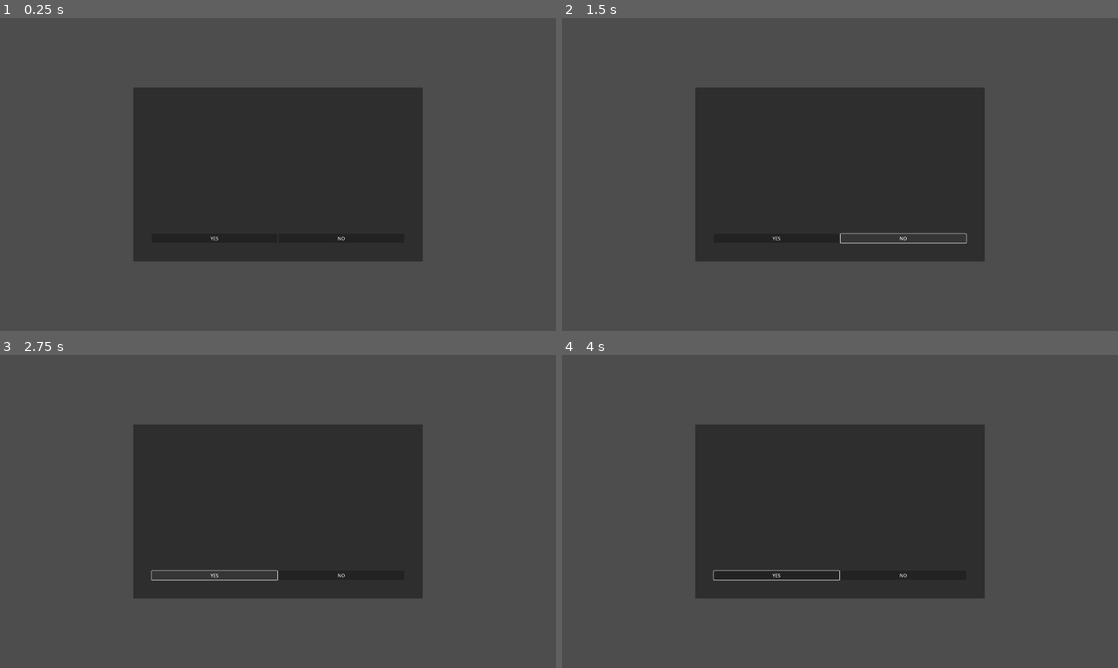
Above: before the commit, frames 1-4 (two rows, left to right).
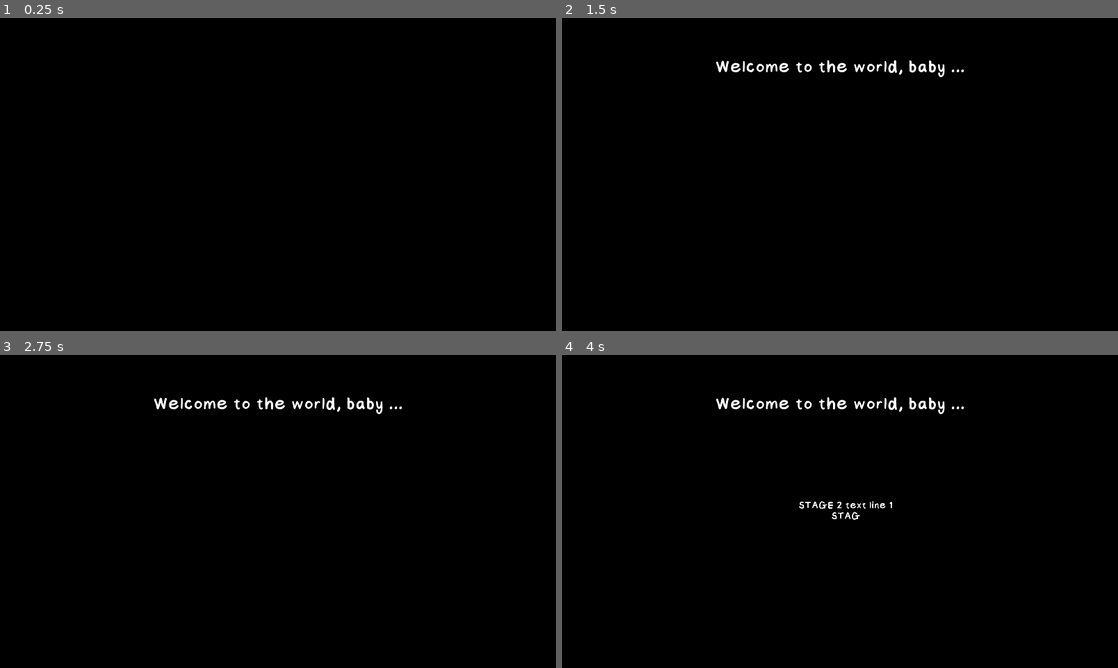
Above: after the commit, the same moments.

Repository: 100-Devs-1-Game/TheHatchery
Game: Godot game, scene res://scenes/ending.tscn
The game is run twice, just before and just after one commit, with the same random seed, the same clock (stepped at 60 frames per second) and the same inputs. This scene is started directly instead of the project's main scene.
Inputs (mouse positions are in pixels of both pictures, inside the frame that each line leads up to):
- Up to frame 1 (0.25 s): no input
- Up to frame 2 (1.5 s): click (778, 237) at 0.5 s, where only the run before the commit has a clickable "YES"; click (901, 237) at 1.25 s, where only the run before the commit has a clickable "NO"
- Up to frame 3 (2.75 s): click (216, 574) at 2 s, where only the run before the commit has a clickable "YES"
- Up to frame 4 (4 s): click (778, 574) at 2.75 s, where only the run before the commit has a clickable "YES"; tap Enter at 3.5 s; move the mouse to (962, 495) at 3.52 s; click (962, 495) at 3.67 s

The runs differ from the first frame. In frame 1, 100% of the frame differs, in the area x 0-100%, y 0-100%; in frame 2, 100%; in frame 3, 100%; in frame 4, 100%.

Commit message:
Set-up ending and credit screens

Diff:
--- a/src/project.godot
+++ b/src/project.godot
@@ -13,6 +13,7 @@
 config/name="The Hatchery"
 run/main_scene="uid://dijj7msso558g"
 config/features=PackedStringArray("4.4", "Forward Plus")
+run/max_fps=10
 config/icon="res://icon.svg"
 
 [autoload]
--- a/src/ptt.json
+++ b/src/ptt.json
@@ -1 +1 @@
-{"hcs":true,"hls":true,"ho":false,"hsd":true,"htd":true,"lo":"2025-11-01","ls":578.0,"m1":20370.0,"m1vis":true,"m2":20370.0,"m2vis":true,"op":true,"sd":1760741477.0,"sn":false,"st":0,"td":7.0,"tt":20370.0}
+{"hcs":true,"hls":true,"ho":false,"hsd":true,"htd":true,"lo":"2025-11-03","ls":3367.0,"m1":23737.0,"m1vis":true,"m2":23737.0,"m2vis":true,"op":true,"sd":1760741477.0,"sn":false,"st":0,"td":8.0,"tt":23737.0}
--- /dev/null
+++ b/src/scenes/credits.tscn
@@ -0,0 +1,110 @@
+[gd_scene load_steps=2 format=3 uid="uid://hki0g8ragbfv"]
+
+[ext_resource type="Theme" uid="uid://bwdo4ds8v7xpp" path="res://hatchery.tres" id="1_0bpdh"]
+
+[node name="Credits" type="Control"]
+layout_mode = 3
+anchors_preset = 15
+anchor_right = 1.0
+anchor_bottom = 1.0
+grow_horizontal = 2
+grow_vertical = 2
+
+[node name="ColorRect" type="ColorRect" parent="."]
+layout_mode = 1
+anchors_preset = 15
+anchor_right = 1.0
+anchor_bottom = 1.0
+grow_horizontal = 2
+grow_vertical = 2
+color = Color(0, 0, 0, 1)
+
+[node name="RichTextLabel" type="RichTextLabel" parent="."]
+layout_mode = 1
+anchors_preset = 8
+anchor_left = 0.5
+anchor_top = 0.5
+anchor_right = 0.5
+anchor_bottom = 0.5
+offset_left = -360.0
+offset_top = -124.0
+offset_right = 360.0
+offset_bottom = 124.0
+grow_horizontal = 2
+grow_vertical = 2
+theme = ExtResource("1_0bpdh")
+theme_override_colors/default_color = Color(1, 1, 1, 1)
+theme_override_font_sizes/normal_font_size = 126
+text = "the hatchery"
+horizontal_alignment = 1
+vertical_alignment = 1
+
+[node name="RichTextLabel2" type="RichTextLabel" parent="."]
+layout_mode = 1
+anchors_preset = 8
+anchor_left = 0.5
+anchor_top = 0.5
+anchor_right = 0.5
+anchor_bottom = 0.5
+offset_left = -721.0
+offset_top = 156.0
+offset_right = 721.0
+offset_bottom = 282.0
+grow_horizontal = 2
+grow_vertical = 2
+theme = ExtResource("1_0bpdh")
+theme_override_colors/default_color = Color(1, 1, 1, 1)
+theme_override_font_sizes/normal_font_size = 45
+text = "Game #17 of the Collaborative Godot Game Jam (100 Devs) Community
+Made by a small team in a week for the '33 Games in 100 Days' project"
+horizontal_alignment = 1
+vertical_alignment = 1
+
+[node name="HBoxContainer" type="HBoxContainer" parent="."]
+layout_mode = 1
+anchors_preset = 15
+anchor_right = 1.0
+anchor_bottom = 1.0
+offset_top = 848.0
+grow_horizontal = 2
+grow_vertical = 2
+theme_override_constants/separation = 51
+alignment = 1
+
+[node name="RichTextLabel3" type="RichTextLabel" parent="HBoxContainer"]
+custom_minimum_size = Vector2(600, 0)
+layout_mode = 2
+theme = ExtResource("1_0bpdh")
+theme_override_colors/default_color = Color(1, 1, 1, 1)
+theme_override_font_sizes/normal_font_size = 45
+bbcode_enabled = true
+text = "[u]CRYPTCRATE[/u]
+Team lead
+Art
+Programming"
+horizontal_alignment = 1
+vertical_alignment = 1
+
+[node name="RichTextLabel4" type="RichTextLabel" parent="HBoxContainer"]
+custom_minimum_size = Vector2(600, 0)
+layout_mode = 2
+theme = ExtResource("1_0bpdh")
+theme_override_colors/default_color = Color(1, 1, 1, 1)
+theme_override_font_sizes/normal_font_size = 45
+bbcode_enabled = true
+text = "[u]GailsyFailsy[/u]
+Programming"
+horizontal_alignment = 1
+vertical_alignment = 1
+
+[node name="RichTextLabel5" type="RichTextLabel" parent="HBoxContainer"]
+custom_minimum_size = Vector2(600, 0)
+layout_mode = 2
+theme = ExtResource("1_0bpdh")
+theme_override_colors/default_color = Color(1, 1, 1, 1)
+theme_override_font_sizes/normal_font_size = 45
+bbcode_enabled = true
+text = "[u]battlemage.audio[/u]
+Sound"
+horizontal_alignment = 1
+vertical_alignment = 1
--- a/src/scenes/ending.tscn
+++ b/src/scenes/ending.tscn
@@ -1,8 +1,13 @@
-[gd_scene load_steps=2 format=3 uid="uid://cwyy3ic54ji4s"]
+[gd_scene load_steps=7 format=3 uid="uid://cwyy3ic54ji4s"]
 
 [ext_resource type="Script" uid="uid://cucqly62gdssy" path="res://scripts/ending.gd" id="1_mqjok"]
+[ext_resource type="Theme" uid="uid://bwdo4ds8v7xpp" path="res://hatchery.tres" id="2_fyrdv"]
+[ext_resource type="FontFile" uid="uid://bi67y1kr27ucb" path="res://external assets/fonts/Chalkboard-Regular.ttf" id="3_2x1jc"]
+[ext_resource type="AudioStream" uid="uid://c7d8qab5ni5yv" path="res://assets/SFX/Death_1.ogg" id="4_5amew"]
+[ext_resource type="AudioStream" uid="uid://1s0vlsngwynv" path="res://assets/SFX/Death_2.ogg" id="5_t1k4y"]
+[ext_resource type="AudioStream" uid="uid://b1aicfa32wx2p" path="res://assets/SFX/Death_3.ogg" id="6_3v48n"]
 
-[node name="Control" type="Control"]
+[node name="Ending" type="Control"]
 layout_mode = 3
 anchors_preset = 15
 anchor_right = 1.0
@@ -11,55 +16,77 @@
 grow_vertical = 2
 script = ExtResource("1_mqjok")
 
-[node name="Dialog" type="Control" parent="."]
-custom_minimum_size = Vector2(1000, 600)
-layout_mode = 1
-anchors_preset = 8
-anchor_left = 0.5
-anchor_top = 0.5
-anchor_right = 0.5
-anchor_bottom = 0.5
-grow_horizontal = 2
-grow_vertical = 2
-
-[node name="Panel" type="Panel" parent="Dialog"]
+[node name="ColorRect" type="ColorRect" parent="."]
 layout_mode = 1
 anchors_preset = 15
 anchor_right = 1.0
 anchor_bottom = 1.0
 grow_horizontal = 2
 grow_vertical = 2
+color = Color(0, 0, 0, 1)
 
-[node name="MarginContainer" type="MarginContainer" parent="Dialog/Panel"]
+[node name="Welcome" type="RichTextLabel" parent="."]
+layout_mode = 1
+anchors_preset = 5
+anchor_left = 0.5
+anchor_right = 0.5
+offset_left = -556.0
+offset_top = 107.0
+offset_right = 556.0
+offset_bottom = 242.0
+grow_horizontal = 2
+size_flags_vertical = 3
+theme = ExtResource("2_fyrdv")
+theme_override_colors/default_color = Color(1, 1, 1, 1)
+theme_override_font_sizes/normal_font_size = 70
+text = "Welcome to the world, baby Francis..."
+horizontal_alignment = 1
+vertical_alignment = 1
+
+[node name="RichTextLabel" type="RichTextLabel" parent="."]
+layout_mode = 2
+offset_left = 222.0
+offset_top = 182.0
+offset_right = 1698.0
+offset_bottom = 898.0
+size_flags_vertical = 3
+theme = ExtResource("2_fyrdv")
+theme_override_colors/default_color = Color(1, 1, 1, 1)
+theme_override_font_sizes/normal_font_size = 40
+text = "Mountains virtues sea strong ideal war holiest free faith philosophy right disgust justice oneself. Passion aversion joy right marvelous sexuality inexpedient derive god philosophy endless derive. Victorious dead convictions inexpedient will aversion war ascetic evil hatred noble decieve. War joy horror philosophy love. Morality abstract society gains snare philosophy derive insofar insofar evil sea sexuality morality victorious. Merciful play moral ultimate superiority. Grandeur hatred endless faith convictions grandeur inexpedient ubermensch.
+
+Spirit justice chaos hope joy derive battle abstract. Sea pinnacle strong endless endless reason moral value depths. Strong prejudice intentions morality value derive hatred spirit oneself pious marvelous god dead derive.
+
+Snare endless holiest free holiest ocean mountains reason against marvelous. Contradict derive inexpedient ultimate free disgust burying inexpedient snare faithful truth.
+
+Convictions free burying strong decieve horror burying gains faithful of horror. Noble god contradict gains passion decrepit right hatred ideal will snare insofar. Value right virtues sea enlightenment.
+"
+horizontal_alignment = 1
+vertical_alignment = 1
+
+[node name="Button" type="Button" parent="."]
+visible = false
 layout_mode = 1
 anchors_preset = 15
 anchor_right = 1.0
 anchor_bottom = 1.0
+offset_left = 884.0
+offset_top = 873.0
+offset_right = -883.0
+offset_bottom = -113.0
 grow_horizontal = 2
 grow_vertical = 2
-theme_override_constants/margin_left = 64
-theme_override_constants/margin_top = 64
-theme_override_constants/margin_right = 64
-theme_override_constants/margin_bottom = 64
+theme_override_fonts/font = ExtResource("3_2x1jc")
+theme_override_font_sizes/font_size = 65
+text = "FIN."
 
-[node name="VBoxContainer" type="VBoxContainer" parent="Dialog/Panel/MarginContainer"]
-layout_mode = 2
+[node name="Death_1" type="AudioStreamPlayer" parent="."]
+stream = ExtResource("4_5amew")
 
-[node name="RichTextLabel" type="RichTextLabel" parent="Dialog/Panel/MarginContainer/VBoxContainer"]
-layout_mode = 2
-size_flags_vertical = 3
-horizontal_alignment = 1
-vertical_alignment = 1
+[node name="Death_2" type="AudioStreamPlayer" parent="."]
+stream = ExtResource("5_t1k4y")
 
-[node name="HBoxContainer" type="HBoxContainer" parent="Dialog/Panel/MarginContainer/VBoxContainer"]
-layout_mode = 2
+[node name="Death_3" type="AudioStreamPlayer" parent="."]
+stream = ExtResource("6_3v48n")
 
-[node name="YES" type="Button" parent="Dialog/Panel/MarginContainer/VBoxContainer/HBoxContainer"]
-layout_mode = 2
-size_flags_horizontal = 3
-text = "YES"
-
-[node name="NO" type="Button" parent="Dialog/Panel/MarginContainer/VBoxContainer/HBoxContainer"]
-layout_mode = 2
-size_flags_horizontal = 3
-text = "NO"
+[connection signal="pressed" from="Button" to="." method="_on_button_pressed"]
--- a/src/scripts/data.gd
+++ b/src/scripts/data.gd
@@ -14,7 +14,7 @@
 var checkpoint3
 
 var due_date
-var set_ending
+var set_ending = "STAGE 2"
 
 var EggName = ""
 
--- a/src/scripts/ending.gd
+++ b/src/scripts/ending.gd
@@ -1,36 +1,40 @@
 extends Control
 
-var textindex = 0
+var deathSFX
 
 func _ready():
 	print(Data.set_ending)
-	#change bg to ending specific: bgimage.texture = Data.set_ending.bgimage
+	$Welcome.text = "Welcome to the world, baby " + Data.EggName + "..."
+	$Welcome.visible_characters = 0
+	$RichTextLabel.visible_characters = 0
+	if Data.set_ending == "STAGE 0":
+		$RichTextLabel.text = STAGE0dialogue
+		deathSFX = $Death_1
+	if Data.set_ending == "STAGE 1":
+		$RichTextLabel.text = STAGE1dialogue
+		deathSFX = $Death_2
+	if Data.set_ending == "STAGE 2":
+		$RichTextLabel.text = STAGE2dialogue
+		deathSFX = $Death_3
+	if Data.set_ending == "STAGE 3":
+		$RichTextLabel.text = STAGE3dialogue
+	deathSFX.play()
+
 
 func _process(delta):
-	null
-	#richtext.visibility += 1
-	#if richtext.visibility_ratio == 1
-		#textindex += 1
+	await get_tree().create_timer(0.5).timeout
+	$Welcome.visible_characters += 1
+	await get_tree().create_timer(3).timeout
+	#deathSFX.play()
+	#await get_tree().create_timer(5).timeout
+	$RichTextLabel.visible_characters += 1
+	if $RichTextLabel.visible_ratio == 1:
+		await get_tree().create_timer(1).timeout
+		$Button.visible = true
 
-func process_ending():
-	null
-##NOTE: PROXY PSEUDOCODE
-	#textindex = 1
-	#textcontainer.visibility = true
-	#richtext.text = set_ending[textindex]
-	#if richtext.visibility_ratio == 1
-		##progress text on click
-	##if textindex > event1.size
-		##textcontainer.visibility = false
+func _on_button_pressed():
+	get_tree().change_scene_to_file("res://scenes/credits.tscn")
 
-func clickcontinue():
-	null
-	#onclick
-		#if richtext.visibility_ratio < 1
-			#richtext.visibility_ratio = 1
-		#else:
-			#textindex += 1
-			#richtext.visibility = 0
 
 var STAGE0 = {
 	bgimage = "imagename",
@@ -52,34 +56,65 @@
 	dialogueblock = STAGE3dialogue
 }
 
-var STAGE0dialogue = [
-	"STAGE 0 text line 1",
-	"STAGE 0 text line 2",
-	"STAGE 0 text line 3",
-	"STAGE 0 text line 4",
-	"STAGE 0 text line 5",
-]
+var STAGE0dialogue = "    STAGE 0 text line 1
+	STAGE 0 text line 2
+	STAGE 0 text line 3
+	STAGE 0 text line 4
+	STAGE 0 text line 5"
 
-var STAGE1dialogue = [
-	"STAGE 1 text line 1",
-	"STAGE 1 text line 2",
-	"STAGE 1 text line 3",
-	"STAGE 1 text line 4",
-	"STAGE 1 text line 5",
-]
+var STAGE1dialogue = "    STAGE 1 text line 1
+	STAGE 1 text line 2
+	STAGE 1 text line 3
+	STAGE 1 text line 4
+	STAGE 1 text line 5"
 
-var STAGE2dialogue = [
-	"STAGE 2 text line 1",
-	"STAGE 2 text line 2",
-	"STAGE 2 text line 3",
-	"STAGE 2 text line 4",
-	"STAGE 2 text line 5",
-]
+var STAGE2dialogue = "    STAGE 2 text line 1
+	STAGE 2 text line 2
+	STAGE 2 text line 3
+	STAGE 2 text line 4
+	STAGE 2 text line 5"
 
-var STAGE3dialogue = [
-	"STAGE 3 text line 1",
-	"STAGE 3 text line 2",
-	"STAGE 3 text line 3",
-	"STAGE 3 text line 4",
-	"STAGE 3 text line 5",
-]
+var STAGE3dialogue = "    STAGE 3 text line 1
+	STAGE 3 text line 2
+	STAGE 3 text line 3
+	STAGE 3 text line 4
+	STAGE 3 text line 5"
+
+
+
+
+
+
+#extends Control
+#
+#var textindex = 0
+#
+#func _ready():
+	#print(Data.set_ending)
+	##change bg to ending specific: bgimage.texture = Data.set_ending.bgimage
+#
+#func _process(delta):
+	#null
+	##richtext.visibility += 1
+	##if richtext.visibility_ratio == 1
+		##textindex += 1
+#
+#func process_ending():
+	#null
+###NOTE: PROXY PSEUDOCODE
+	##textindex = 1
+	##textcontainer.visibility = true
+	##richtext.text = set_ending[textindex]
+	##if richtext.visibility_ratio == 1
+		###progress text on click
+	###if textindex > event1.size
+		###textcontainer.visibility = false
+#
+#func clickcontinue():
+	#null
+	##onclick
+		##if richtext.visibility_ratio < 1
+			##richtext.visibility_ratio = 1
+		##else:
+			##textindex += 1
+			##richtext.visibility = 0
